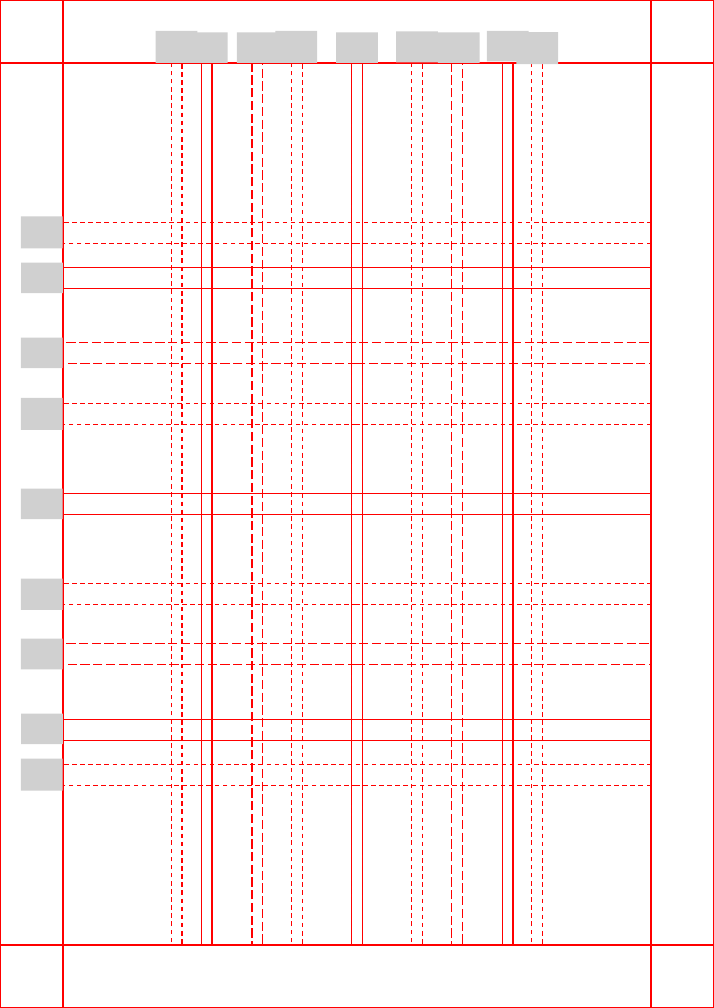
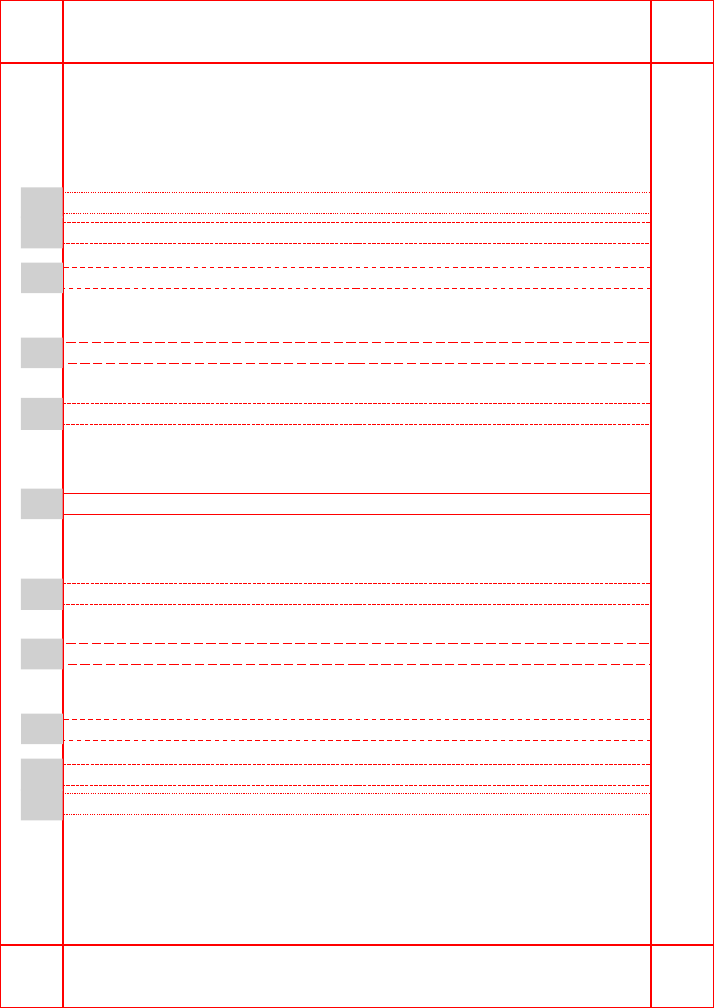
Before and after one commit to necroTaxonomist/ComicTemplate, a slide deck: slide 1 of page_template.pptx. Drawn at 714x1008 pixels with LibreOffice and Linux fonts; fonts in the diff are those of the drawing; grey boxes stand for pictures. Boxes give left, top, right and bottom in pixels: in the first picture for what was removed or moved away, otherwise in the second. Text is boxed around its words. In the diff, an @@ line names an element or a change of style, - is before the commit and + after.

```diff
--- a/page_template.pptx
+++ b/page_template.pptx
@@ picture removed at bbox=[155, 31, 197, 63] @@
@@ picture removed at bbox=[186, 33, 228, 63] @@
@@ picture removed at bbox=[237, 32, 279, 62] @@
@@ picture removed at bbox=[276, 31, 318, 63] @@
@@ picture removed at bbox=[336, 33, 378, 63] @@
@@ picture removed at bbox=[396, 31, 438, 62] @@
@@ picture removed at bbox=[438, 32, 480, 62] @@
@@ picture removed at bbox=[487, 31, 529, 61] @@
@@ picture removed at bbox=[517, 32, 559, 64] @@
@@ rectangle removed at bbox=[171, 63, 182, 945] @@
@@ rectangle removed at bbox=[201, 63, 212, 945] @@
@@ rectangle removed at bbox=[252, 63, 263, 945] @@
@@ rectangle removed at bbox=[291, 63, 302, 945] @@
@@ rectangle removed at bbox=[352, 63, 363, 945] @@
@@ rectangle removed at bbox=[412, 63, 423, 945] @@
@@ rectangle removed at bbox=[452, 63, 463, 945] @@
@@ rectangle removed at bbox=[502, 63, 513, 945] @@
@@ rectangle removed at bbox=[532, 63, 543, 945] @@
@@ picture added at bbox=[21, 187, 63, 218] @@
@@ rectangle added at bbox=[63, 192, 651, 213], outline #FF0000 1 pt dashed @@
@@ rectangle at bbox=[63, 268, 651, 289]: outline #FF0000 1 pt to #FF0000 1 pt dashed @@
@@ rectangle at bbox=[63, 720, 651, 741]: outline #FF0000 1 pt to #FF0000 1 pt dashed @@
@@ picture added at bbox=[21, 790, 63, 821] @@
@@ rectangle added at bbox=[63, 794, 651, 815], outline #FF0000 1 pt dashed @@
```
Also in this commit, not shown: 2 slides added, 8 other files.
